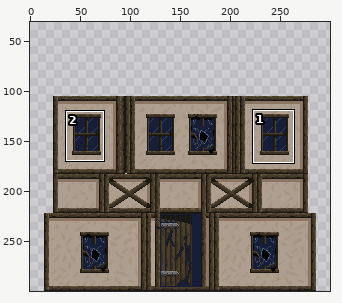
Sprite sheet, stored at raid/Assets/Art/Backroung Sprites/Houses/House_Panel_2.png. Above, an overview of the earlier version with the close-up marked.
Close-up. Old version:
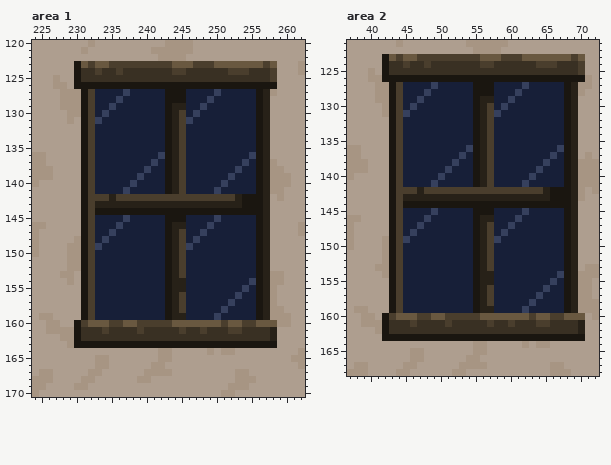
The file is 272x195 pixels. Pixels under 10% opacity are left out. Colours within 5 levels of each other are drawn and written as one. Shown: area 1: x 224..262, y 120..170; area 2: x 37..72, y 121..168. The old version is drawn lined up with the new one, on the new canvas. The wide view leaves out empty margins. The commit also changed other parts of the picture, which this record leaves out.
The same view after the edit:
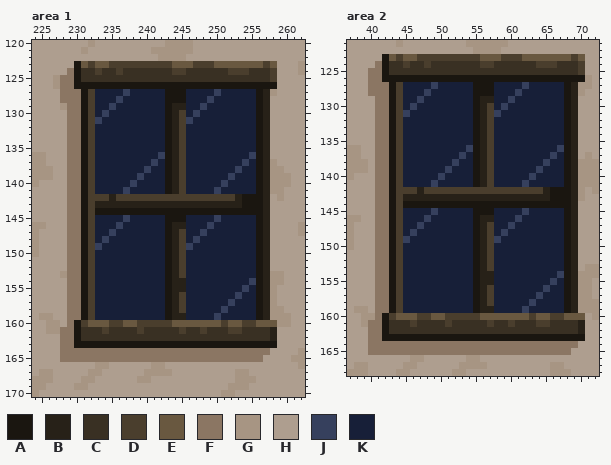
Palette (. is transparent): A #1a1610  B #272118  C #393023  D #4a3e2d  E #695840  F #8b7663  G #a79583  H #ae9e8f  J #36405d  K #171f38
Diff:
canvas 272x195 -> 300x300, the old top-left corner now at 14,105
Changed rows in their new state; - is an unchanged pixel.
Area 1:
first column x 228:
124 -F----------------------------
125 FF----------------------------
126 FF----------------------------
127 FFF---------------------------
128 FFF---------------------------
129 -FF---------------------------
130 -FF---------------------------
131 -FF---------------------------
132 -FF---------------------------
133 -FF---------------------------
134 -FF---------------------------
135 -FF---------------------------
136 -FF---------------------------
137 -FF---------------------------
138 -FF---------------------------
139 -FF---------------------------
140 -FF---------------------------
141 -FF---------------------------
142 -FF---------------------------
143 -FF---------------------------
144 -FF---------------------------
145 -FF---------------------------
146 -FF---------------------------
147 -FF---------------------------
148 -FF---------------------------
149 -FF---------------------------
150 -FF---------------------------
151 -FF---------------------------
152 -FF---------------------------
153 -FF---------------------------
154 -FF---------------------------
155 -FF---------------------------
156 -FF---------------------------
157 -FF---------------------------
158 -FF---------------------------
159 -FF---------------------------
160 -F----------------------------
161 FF----------------------------
162 FF----------------------------
163 FF----------------------------
164 FFFFFFFFFFFFFFFFFFFFFFFFFFFFFF
165 FFFFFFFFFFFFFFFFFFFFFFFFFFFFF-
Area 2:
first column x 40:
124 -F----------------------------
125 FF----------------------------
126 FF----------------------------
127 FFF---------------------------
128 FFF---------------------------
129 -FF---------------------------
130 -FF---------------------------
131 -FF---------------------------
132 -FF---------------------------
133 -FF---------------------------
134 -FF---------------------------
135 -FF---------------------------
136 -FF---------------------------
137 -FF---------------------------
138 -FF---------------------------
139 -FF---------------------------
140 -FF---------------------------
141 -FF---------------------------
142 -FF---------------------------
143 -FF---------------------------
144 -FF---------------------------
145 -FF---------------------------
146 -FF---------------------------
147 -FF---------------------------
148 -FF---------------------------
149 -FF---------------------------
150 -FF---------------------------
151 -FF---------------------------
152 -FF---------------------------
153 -FF---------------------------
154 -FF---------------------------
155 -FF---------------------------
156 -FF---------------------------
157 -FF---------------------------
158 -FF---------------------------
159 -FF---------------------------
160 -F----------------------------
161 FF----------------------------
162 FF----------------------------
163 FF----------------------------
164 FFFFFFFFFFFFFFFFFFFFFFFFFFFFFF
165 FFFFFFFFFFFFFFFFFFFFFFFFFFFFF-
Boxes around the changes in both close-ups, in picture pixels (x1, y1, x2, y2):
changed: (60, 68, 270, 362)
changed: (368, 61, 578, 355)
